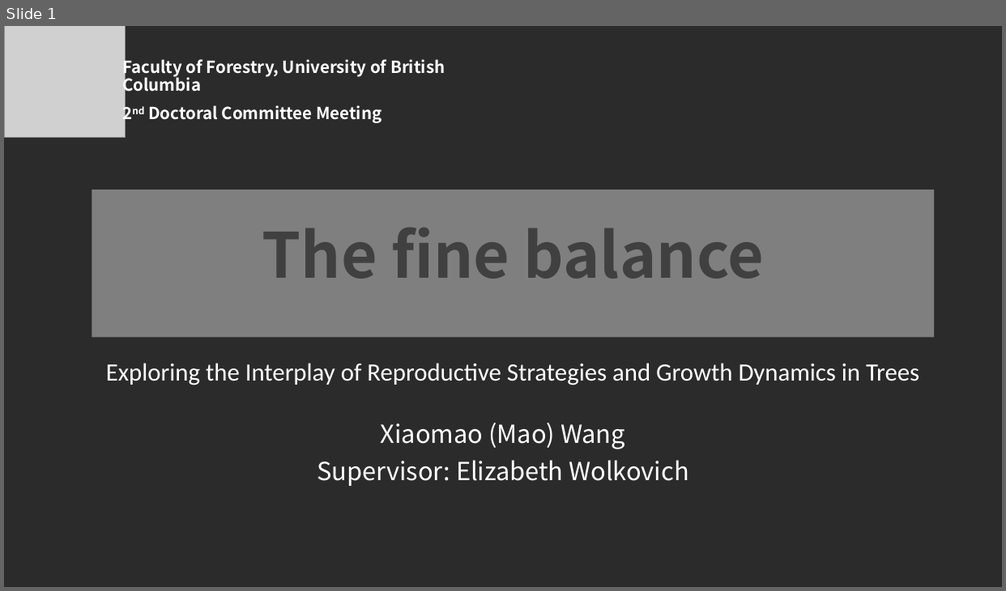
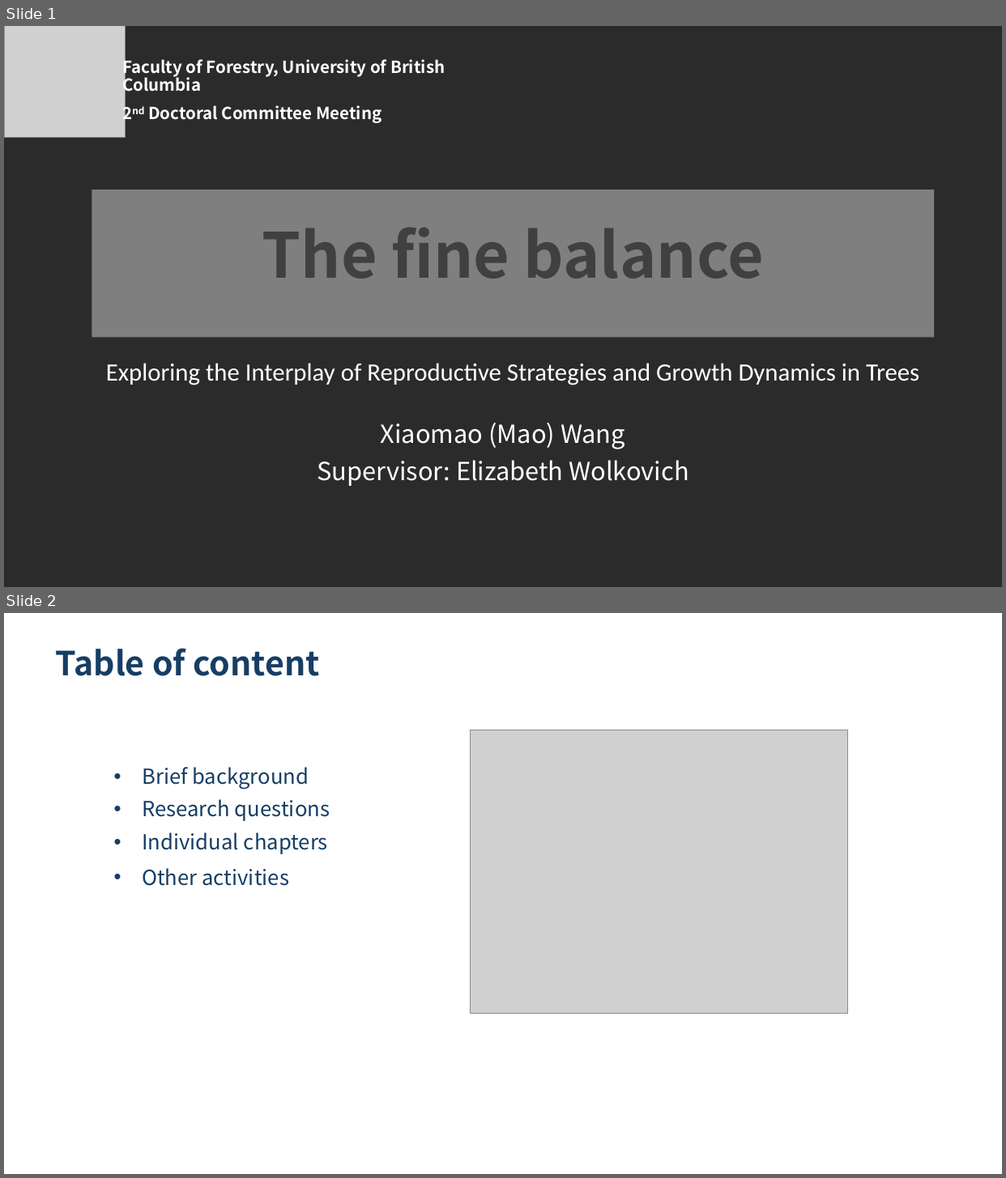
Before and after one commit to wangxm-forest/PhD, a slide deck: committee/secondCommitteeMeeting.pptx. Shown one above the other, each under a label of ours: slide 1 before the commit, slides 1 and 2 after it. The pictures are 1006x591 and 1006x1178 pixels, drawn with LibreOffice and Linux fonts; fonts in the diff are those of the drawing; grey boxes stand for pictures; background and template pictures are left out; a plain dark background stands for a picture behind light text. Boxes give left, top, right and bottom in pixels: in the first picture for what was removed or moved away, otherwise in the second. Text is boxed around its words. In the diff, an @@ line names an element or a change of style, - is before the commit and + after.

```diff
--- a/committee/secondCommitteeMeeting.pptx
+++ b/committee/secondCommitteeMeeting.pptx
@@ slide 2 added at [4,613,1002,1174], background picture (left out) @@
@@ rectangle added at [33,644,974,1143], fill #FFFFFF at 75% opacity @@
@@ text added at [56,648,320,676], 32 pt, text #163E64, bold @@
+Table of content
@@ picture added at [471,730,848,1014] @@
@@ text added at [142,767,330,886], 20 pt, text #163E64 @@
+• Brief background
+• Research questions
+• Individual chapters
+• Other activities
```
Also in this commit, not shown: 1 slide changed, 19 other slides added, 1 other file.
